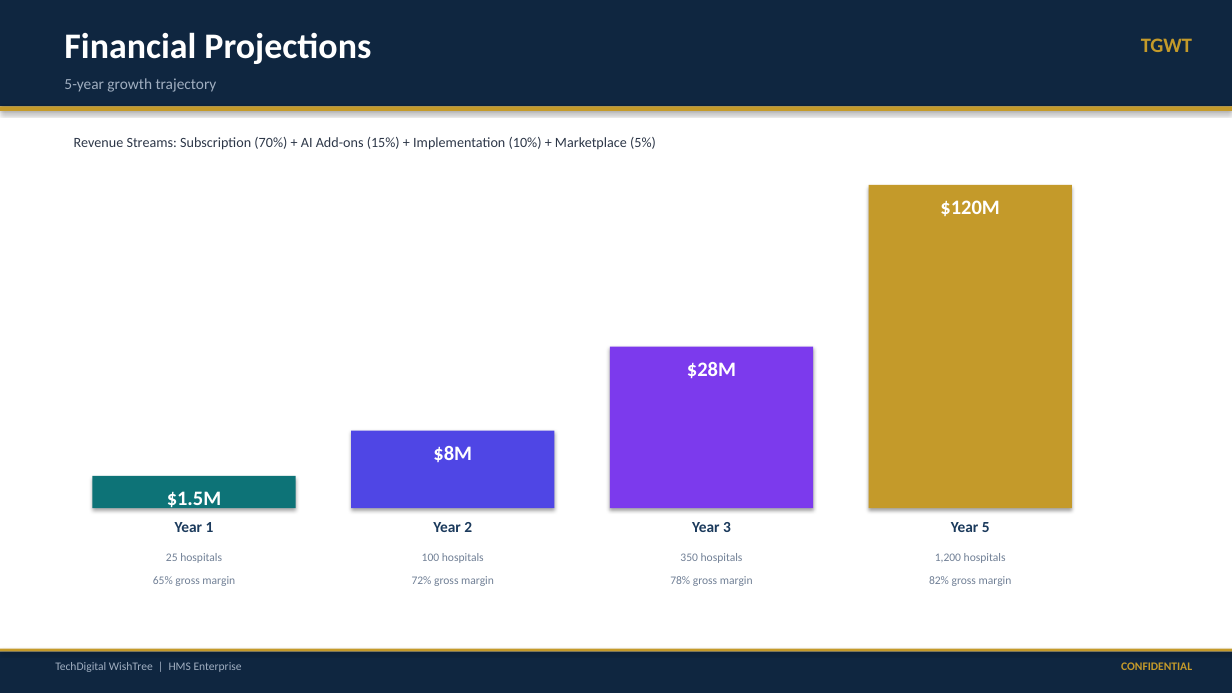
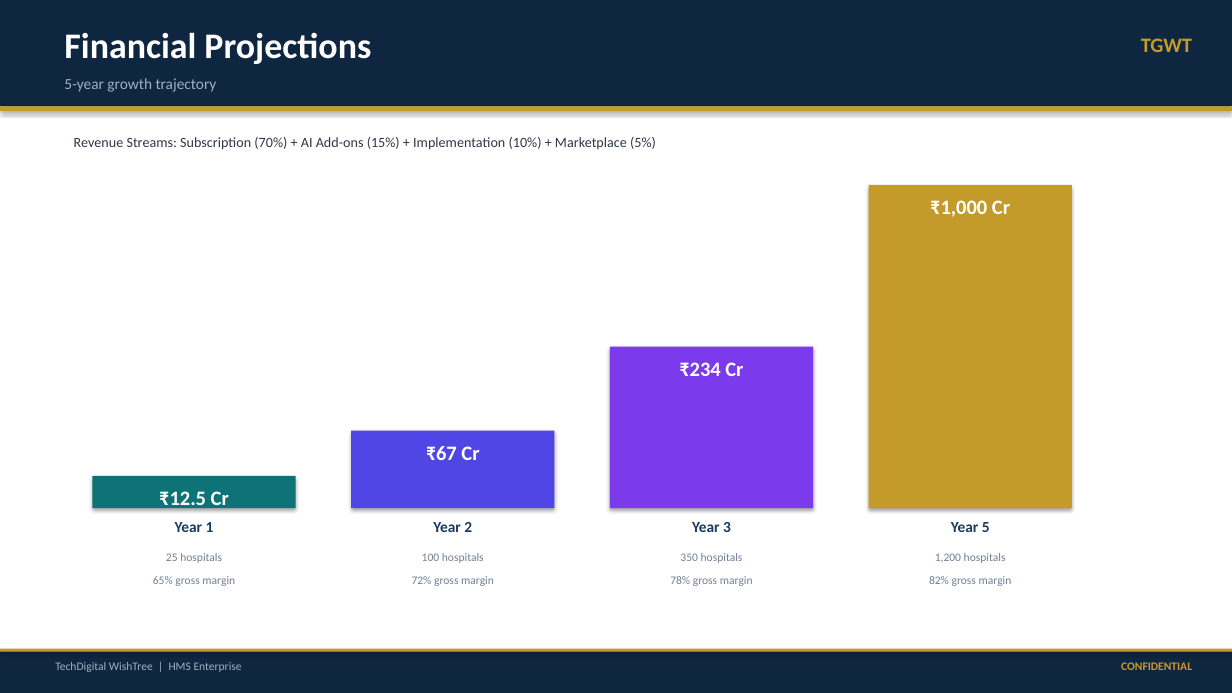
Before and after one commit to aksatyam/hms-tenent, a slide deck: slide 13 of docs/presentations/HMS_Enterprise_Client_Pitch_Deck.pptx. Drawn at 1232x693 pixels with LibreOffice and Linux fonts; fonts in the diff are those of the drawing. Boxes give left, top, right and bottom in pixels: in the first picture for what was removed or moved away, otherwise in the second. Text is boxed around its words. In the diff, an @@ line names an element or a change of style, - is before the commit and + after.

```diff
--- a/docs/presentations/HMS_Enterprise_Client_Pitch_Deck.pptx
+++ b/docs/presentations/HMS_Enterprise_Client_Pitch_Deck.pptx
@@ text at (930,200,1010,217): text changed @@
-$120M
+₹1,000 Cr
@@ text at (679,362,743,376): text changed @@
-$28M
+₹234 Cr
@@ text at (426,446,479,460): text changed @@
-$8M
+₹67 Cr
@@ text at (159,491,229,511): text changed @@
-$1.5M
+₹12.5 Cr
```
Also in this commit, not shown: 4 other slides changed, 1 other file.
